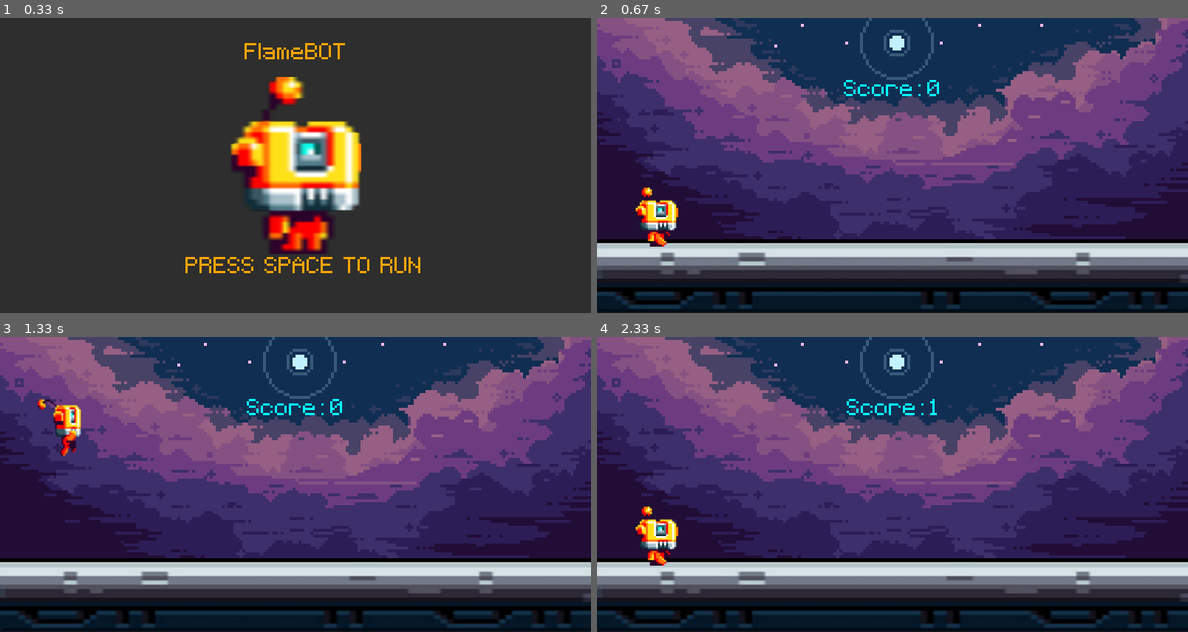
Above: before the commit, frames 1-4 (two rows, left to right).
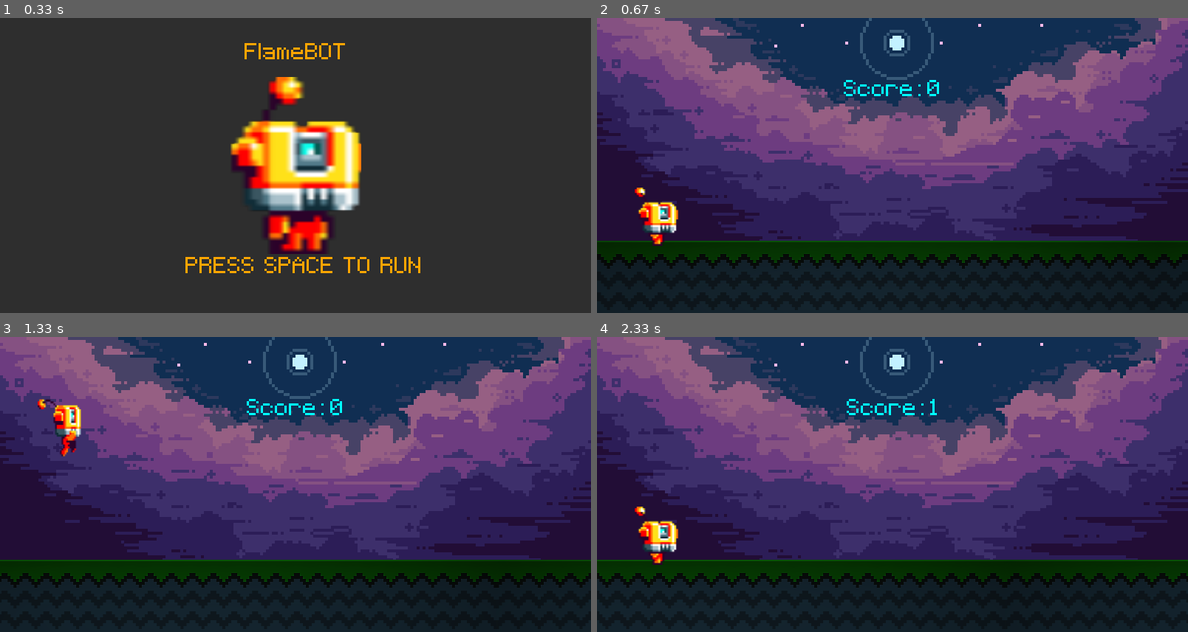
Above: after the commit, the same moments.

Repository: Hpollard003/FlameBot
Game: pygame game, started from pygame/main.py
Same seed, same stepped clock (60 frames per second), same inputs: the game is played once before the commit and once after it.
Inputs (mouse positions are in pixels of both pictures, inside the frame that each line leads up to):
- Up to frame 1 (0.33 s): no input
- Up to frame 2 (0.67 s): tap Space at 0.33 s
- Up to frame 3 (1.33 s): click (59, 537) at 0.72 s
- Up to frame 4 (2.33 s): click (656, 537) at 1.55 s

Frame 1 is identical in both runs. In frame 2, 17% of the frame differs, in the area x 0-100%, y 57-100%; in frame 3, 16%; in frame 4, 17%.

Commit message:
Add Flamebois animation

Diff:
--- a/pygame/main.py
+++ b/pygame/main.py
@@ -32,6 +32,17 @@
             if player.colliderect(obstacle_rect): return False
     return True
 
+def player_animation():
+    global player_surf, player_index
+
+    if player_rect.bottom < 310:
+        player_surf = player_jump
+    else:
+        player_index += 0.05
+        if player_index >= len(player_walk): player_index = 0
+        player_surf = player_walk[int(player_index)]
+
+
 
 # Initializing and window settings
 pygame.init()
@@ -47,20 +58,37 @@
 
 # Bg and Floor attributes
 bg_surface = pygame.image.load('graphics/background.png').convert()
-ground_surface = pygame.image.load('graphics/ground.png').convert()
+ground_surface = pygame.image.load('graphics/ground1.png').convert_alpha()
+ground_rect = ground_surface.get_rect(bottomleft = (0,470))
 
 # Enemy1 attributes
-enemy_surf = pygame.image.load('graphics/enemy/Red/red1.png').convert_alpha()
+enemy_frame_1 = pygame.image.load('graphics/enemy/Red/red1.png').convert_alpha()
+enemy_frame_2 = pygame.image.load('graphics/enemy/Red/red2.png').convert_alpha()
+enemy_frame_3 = pygame.image.load('graphics/enemy/Red/red3.png').convert_alpha()
+enemy_frame_4 = pygame.image.load('graphics/enemy/Red/red4.png').convert_alpha()
+enemy_frames = [enemy_frame_1, enemy_frame_2, enemy_frame_3, enemy_frame_4]
+enemy_index = 0
+enemy_surf = enemy_frames[enemy_index]
+
 # Enemy2 attributes
-flying_enemy_surf = pygame.image.load('graphics/enemy/Blue/blue1.png').convert_alpha()
+flying_enemy_frame_1 = pygame.image.load('graphics/enemy/Blue/blue1.png').convert_alpha()
+flying_enemy_frame_2 = pygame.image.load('graphics/enemy/Blue/blue2.png').convert_alpha()
+flying_enemy_frame_3 = pygame.image.load('graphics/enemy/Blue/blue3.png').convert_alpha()
+flying_enemy_frame_4 = pygame.image.load('graphics/enemy/Blue/blue4.png').convert_alpha()
+flying_enemy_frames = [flying_enemy_frame_1, flying_enemy_frame_2, flying_enemy_frame_3, flying_enemy_frame_4]
+flying_enemy_index = 0
+flying_enemy_surf = flying_enemy_frames[flying_enemy_index]
 
-
+# Obstacle Rectangle List
 obstacle_rect_list = []
 
 # Player attributes
-player_idle = pygame.image.load('graphics/player/walk.png')
-player_idle_rect = player_idle.get_rect(midbottom = (80, 310))
-player_surf = pygame.image.load('graphics/Player/jump.png').convert_alpha()
+player_walk_1 = pygame.image.load('graphics/player/walk.png').convert_alpha()
+player_walk_2 = pygame.image.load('graphics/player/walk1.png').convert_alpha()
+player_walk = [player_walk_1, player_walk_2]
+player_index = 0
+player_jump = pygame.image.load('graphics/Player/jump.png').convert_alpha()
+player_surf = player_walk[player_index]
 player_rect = player_surf.get_rect(midbottom = (80,310))
 player_gravity = 0
 
@@ -82,6 +110,12 @@
 obstacle_timer = pygame.USEREVENT + 1
 pygame.time.set_timer(obstacle_timer, 1500)
 
+enemy_animation_timer = pygame.USEREVENT + 2
+pygame.time.set_timer(enemy_animation_timer , 500)
+
+flying_enemy_animation_timer = pygame.USEREVENT + 3
+pygame.time.set_timer(flying_enemy_animation_timer , 200)
+
 
 while True:
     for event in pygame.event.get():
@@ -101,24 +135,33 @@
             if event.type == pygame.KEYDOWN and event.key == pygame.K_SPACE:
                 game_active = True
                 start_time = pygame.time.get_ticks()
-        if event.type == obstacle_timer and game_active:
-            if randint(0,2):
-                obstacle_rect_list.append(enemy_surf.get_rect(midbottom = (randint(900,1100), 310)))
-            else:
-                obstacle_rect_list.append(flying_enemy_surf.get_rect(midbottom = (randint(900,1100), 200)))
+        if game_active:
+            if event.type == obstacle_timer and game_active:
+                if randint(0,2):
+                    obstacle_rect_list.append(enemy_frame_1.get_rect(midbottom = (randint(900,1100), 310)))
+                else:
+                    obstacle_rect_list.append(flying_enemy_frame_1.get_rect(midbottom = (randint(900,1100), 200)))
+            if event.type == enemy_animation_timer:
+                if enemy_index == 0: enemy_index = 3
+                else: enemy_index = 0
+                enemy_surf = enemy_frames[enemy_index]
+            if event.type == flying_enemy_animation_timer:
+                if flying_enemy_index == 0: flying_enemy_index = 3
+                else: flying_enemy_index= 0
+                flying_enemy_surf = flying_enemy_frames[flying_enemy_index]
 
 
 
     if game_active:
         # Background and Floor
         screen.blit(bg_surface, (0,0))
-        screen.blit(ground_surface, (0,300))
         score = display_score()
 
         # # Ememy
-        # flying_enemy_rect.right -= 6
-        # if flying_enemy_rect.right < -100: flying_enemy_rect.right = 800
-        # screen.blit(flying_enemy_surf, flying_enemy_rect)
+        ground_rect.right -= 2
+        if ground_rect.right <= 800: ground_rect.right = 1600
+        screen.blit(ground_surface, ground_rect)
+
 
         # Obstacles
         obstacle_rect_list = obstacle_movement(obstacle_rect_list)
@@ -129,11 +172,8 @@
         player_gravity += 1
         player_rect.y += player_gravity
         if player_rect.bottom >= 310: player_rect.bottom = 310
-        # screen.blit(player_surf, player_rect)
-        if player_rect.bottom == 310:
-            screen.blit(player_idle, player_idle_rect)
-        else:
-            screen.blit(player_surf, player_rect)
+        player_animation()
+        screen.blit(player_surf,player_rect)
 
         # GameOver Collision
         game_active = collision(player_rect, obstacle_rect_list)
Renamed: pygame/graphics/Player/walk2.png -> pygame/graphics/Player/walk1.png
Binary file changed: pygame/graphics/ground.png
Binary file added: pygame/graphics/ground1.png
